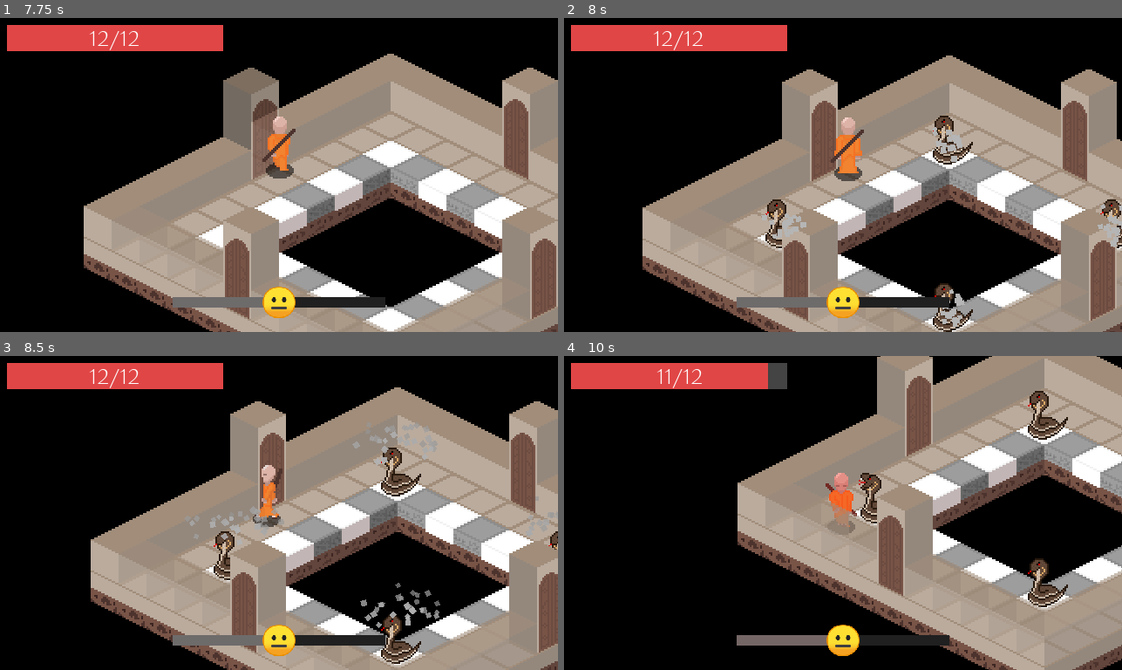
Above: before the commit, frames 1-4 (two rows, left to right).
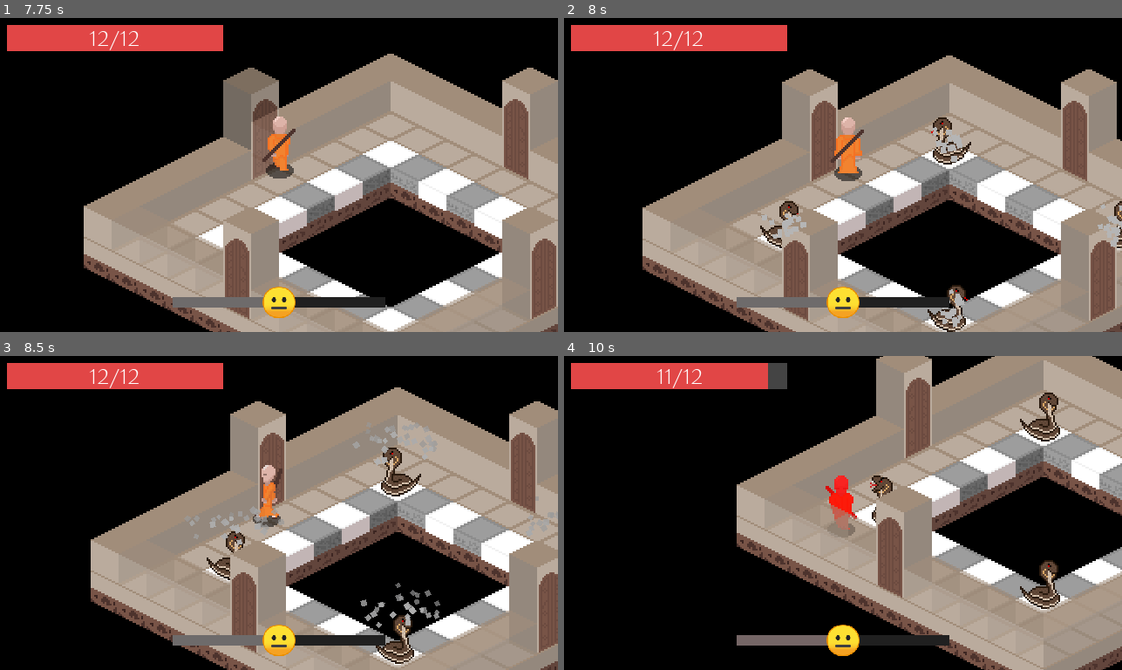
Above: after the commit, the same moments.

Repository: ColmeiaUDESC/gamejaaj6
Game: Godot game, scene res://Cenas/MenuPrincipal.tscn
Two runs of this game, one before a commit and one after it. Both use one fixed random seed, a clock stepped at 60 frames per second and the inputs below.
Inputs (mouse positions are in pixels of both pictures, inside the frame that each line leads up to):
- Up to frame 1 (7.75 s): click "Jogar" at 0.5 s; click "Voltar" at 1.25 s; click "Jogar" at 2 s; click "Save 1" at 2.75 s; click "Novo Jogo" at 3.5 s; click "Novo Jogo" at 4.25 s; tap Enter at 5 s; move the mouse to (401, 159) at 5.02 s; hold D (andar_pra_direita) 5.03-5.78 s; click (401, 159) at 5.1 s; move the mouse to (167, 190) at 5.77 s; hold S (andar_pra_baixo) 5.78-6.53 s; right-click (167, 190) at 5.85 s; move the mouse to (334, 105) at 6.52 s; hold D (andar_pra_direita) 6.53-7.28 s; hold Enter 6.53-7.28 s; move the mouse to (251, 237) at 7.27 s; hold W (andar_pra_cima) from 7.28 s (still down); click (251, 237) at 7.35 s
- Up to frame 2 (8 s): keep holding W (andar_pra_cima)
- Up to frame 3 (8.5 s): move the mouse to (446, 560) at 8.02 s; release W (andar_pra_cima) at 8.03 s; hold A (andar_pra_esquerda) from 8.03 s (still down); hold Right mouse button (ataque_purificacao) from 8.03 s (still down)
- Up to frame 4 (10 s): move the mouse to (675, 465) at 8.77 s; release Right mouse button (ataque_purificacao) at 8.78 s; tap Enter at 8.85 s; move the mouse to (870, 513) at 9.52 s; release A (andar_pra_esquerda) at 9.53 s; hold S (andar_pra_baixo) from 9.53 s (still down); click (870, 513) at 9.6 s

Frame 1 is identical in both runs. In frame 2, 1.1% of the frame differs, in the area x 35-100%, y 31-100%; in frame 3, 1.0%; in frame 4, 7.3%, in the area x 30-100%, y 0-100%.

Commit message:
Corrigir problemas no sprite e na animacao da cobra (#80)
* Setar playing da animação dos inimigos como falso

* Corrigir animacoes da cobra

* Corrigido problemas no sprite e na animacao da cobra

Diff:
--- a/Instanciaveis/Estados/Inimigo/Atirar.gd
+++ b/Instanciaveis/Estados/Inimigo/Atirar.gd
@@ -3,10 +3,25 @@
 export(PackedScene) var projetil: PackedScene
 export(float) var dano: float = 1.0
 
-func executar(_delta: float) -> void:
+var _atacando: bool = false
+
+func ao_entrar():
+	inimigo.sprite.connect("animation_finished", self, "_ao_animacao_acabar")
+
+func executar(delta: float) -> void:
 	if $Timer.is_stopped():
 		$Timer.start()
+	if _atacando:
+		return
+	var dir := -Vector2.LEFT
+	if inimigo.jogador:
+		dir = inimigo.global_position.direction_to(inimigo.jogador.global_position)
+	inimigo.direcao = dir
+	inimigo.gerenciar_movimento(delta)
 
+func ao_sair():
+	if inimigo.sprite.is_connected("animation_finished", self, "_ao_animacao_acabar"):
+		inimigo.sprite.disconnect("animation_finished", self, "_ao_animacao_acabar")
 
 func _on_Timer_timeout():
 	if not inimigo.jogador or inimigo.esta_neutralizado():
@@ -18,7 +33,12 @@
 	projetil_instancia.dano = dano
 	projetil_instancia.position = inimigo.position
 
-	inimigo.animar_ataque(dir)
+	_atacando = true
+	inimigo.sprite.play("atacando")
 	inimigo.get_node("SomAtacar").play()
 
 	inimigo.get_parent().add_child(projetil_instancia)
+
+
+func _ao_animacao_acabar() -> void:
+	_atacando = false
--- a/Instanciaveis/Estados/Inimigo/PrepararAtaque.gd
+++ b/Instanciaveis/Estados/Inimigo/PrepararAtaque.gd
@@ -18,7 +18,7 @@
 signal pulo_finalizou
 
 func ao_entrar() -> void:
-	sprite = inimigo.get_node("Sprite")
+	sprite = inimigo.sprite
 	sprite.flip_h = abs(inimigo.position.direction_to(inimigo.jogador.position).angle()) > PI*.5
 	sprite.play("carregando_ataque")
 	sprite.connect("animation_finished", self, "_ao_animacao_terminar")
--- a/Instanciaveis/Inimigos/Cobra.tscn
+++ b/Instanciaveis/Inimigos/Cobra.tscn
@@ -1,15 +1,14 @@
-[gd_scene load_steps=18 format=2]
+[gd_scene load_steps=17 format=2]
 
 [ext_resource path="res://Instanciaveis/Inimigos/Inimigo.tscn" type="PackedScene" id=1]
-[ext_resource path="res://Assets/Sprites/snake_04.png" type="Texture" id=2]
-[ext_resource path="res://Assets/Sprites/Backup/snake_01.png" type="Texture" id=3]
-[ext_resource path="res://Assets/Sprites/Backup/snake_02.png" type="Texture" id=4]
-[ext_resource path="res://Assets/Sprites/snake_03.png" type="Texture" id=5]
-[ext_resource path="res://Assets/Sprites/snake_attack_02.png" type="Texture" id=6]
+[ext_resource path="res://Assets/Sprites/Cobra/Cobra4.png" type="Texture" id=2]
+[ext_resource path="res://Assets/Sprites/Cobra/Cobra5.png" type="Texture" id=3]
+[ext_resource path="res://Assets/Sprites/Cobra/Cobra7.png" type="Texture" id=4]
+[ext_resource path="res://Assets/Sprites/Cobra/Cobra6.png" type="Texture" id=5]
+[ext_resource path="res://Assets/Sprites/Cobra/Cobra1.png" type="Texture" id=6]
 [ext_resource path="res://Instanciaveis/Estados/Inimigo/Atirar.gd" type="Script" id=7]
-[ext_resource path="res://Assets/Sprites/snake_attack_03.png" type="Texture" id=8]
-[ext_resource path="res://Assets/Sprites/snake_attack_01.png" type="Texture" id=9]
-[ext_resource path="res://Assets/Sprites/snake_attack_04.png" type="Texture" id=10]
+[ext_resource path="res://Assets/Sprites/Cobra/Cobra2.png" type="Texture" id=8]
+[ext_resource path="res://Assets/Sprites/Cobra/Cobra3.png" type="Texture" id=9]
 [ext_resource path="res://Conteudos/Shaders/ShaderPersonagem.shader" type="Shader" id=11]
 [ext_resource path="res://Instanciaveis/Scripts/OuvinteDeEventosCobra.gd" type="Script" id=12]
 [ext_resource path="res://Instanciaveis/Projeteis/ProjetilVeneno.tscn" type="PackedScene" id=13]
@@ -26,29 +25,29 @@
 
 [sub_resource type="SpriteFrames" id=2]
 animations = [ {
-"frames": [ ExtResource( 3 ), ExtResource( 4 ), ExtResource( 5 ), ExtResource( 2 ) ],
+"frames": [ ExtResource( 3 ), ExtResource( 5 ), ExtResource( 4 ), ExtResource( 3 ) ],
+"loop": true,
+"name": "atacando",
+"speed": 5.0
+}, {
+"frames": [ ExtResource( 6 ), ExtResource( 8 ), ExtResource( 9 ), ExtResource( 2 ) ],
+"loop": true,
+"name": "andando_frente",
+"speed": 5.0
+}, {
+"frames": [ ExtResource( 6 ), ExtResource( 8 ), ExtResource( 9 ), ExtResource( 2 ) ],
 "loop": true,
 "name": "parado",
 "speed": 5.0
 }, {
-"frames": [ ExtResource( 9 ), ExtResource( 6 ), ExtResource( 8 ), ExtResource( 10 ) ],
-"loop": true,
-"name": "atacando",
-"speed": 5.0
-}, {
-"frames": [ ExtResource( 3 ), ExtResource( 4 ), ExtResource( 5 ), ExtResource( 2 ) ],
+"frames": [ ExtResource( 6 ), ExtResource( 8 ), ExtResource( 9 ), ExtResource( 2 ) ],
 "loop": true,
 "name": "andando_costas",
 "speed": 5.0
 }, {
-"frames": [ ExtResource( 3 ), ExtResource( 4 ), ExtResource( 5 ), ExtResource( 2 ) ],
+"frames": [ ExtResource( 6 ), ExtResource( 8 ), ExtResource( 9 ), ExtResource( 2 ) ],
 "loop": true,
 "name": "andando_lado",
-"speed": 5.0
-}, {
-"frames": [ ExtResource( 3 ), ExtResource( 4 ), ExtResource( 5 ), ExtResource( 2 ) ],
-"loop": true,
-"name": "andando_frente",
 "speed": 5.0
 } ]
 
@@ -65,7 +64,6 @@
 position = Vector2( 0, -9 )
 frames = SubResource( 2 )
 animation = "andando_lado"
-playing = false
 
 [node name="Visao" type="Area2D" parent="." index="3"]
 position = Vector2( 0, -6 )
--- a/Instanciaveis/Scripts/Inimigo.gd
+++ b/Instanciaveis/Scripts/Inimigo.gd
@@ -4,21 +4,27 @@
 
 export(float) var vida_maxima := 1.0
 export(float) var purificacao_maxima := 1.0
-export(float) var velocidade = 1000
-export(float, 1.0, 100.0) var desaceleracao_empurrao = 3.0
-export(float, 1.0, 100.0) var resistencia_empurrao = 1.0
+export(float) var velocidade := 1000
+export(float, 1.0, 100.0) var desaceleracao_empurrao := 3.0
+export(float, 1.0, 100.0) var resistencia_empurrao := 1.0
+
+onready var sprite = $Sprite
+onready var gerenciador_estados = $GerenciadorEstados
+onready var som_atacar = $SomAtacar
+onready var som_dano_ofensivo = $SomDanoOffensivo
+onready var som_dano_purificacao = $SomDanoPurificacao
 
 var jogador = null
-var direcao = Vector2.ZERO
-var movimento = Vector2.ZERO
+var direcao := Vector2.ZERO
+var movimento := Vector2.ZERO
 var vida: float
-var purificacao: float = 0.0
+var purificacao := 0.0
 
 var BIT_CAMADA_COLIDE := 2
 var BIT_CAMADA_ATRAVESSA := 6
 var BIT_MASCARA_JOGADOR := 1
 
-var _velocidade_empurrao: Vector2 = Vector2()
+var _velocidade_empurrao := Vector2()
 
 signal neutralizado(foi_morto)
 signal recebido_dano(dano, agressor, e_offensivo)
@@ -32,7 +38,7 @@
 
 
 func _physics_process(delta: float):
-	$GerenciadorEstados.executar(delta)
+	gerenciador_estados.executar(delta)
 
 
 func inflige_dano(dano: float, agressor: Node2D) -> void:
@@ -42,8 +48,8 @@
 	emit_signal("recebido_dano", dano, agressor, true)
 
 	vida = max(0, vida - dano)
-	$Sprite.executar_anim_dano()
-	$SomDanoOffensivo.play()
+	sprite.executar_anim_dano()
+	som_dano_ofensivo.play()
 
 	if esta_morto():
 		emit_signal("neutralizado", true)
@@ -61,9 +67,9 @@
 	emit_signal("recebido_dano", dano, agressor, false)
 
 	purificacao = min(purificacao_maxima, purificacao + dano)
-	$Sprite.purificacao = purificacao
-	$SomDanoPurificacao.play()
-	$Sprite.emitir_particulas_purificacao()
+	sprite.purificacao = purificacao
+	som_dano_purificacao.play()
+	sprite.emitir_particulas_purificacao()
 	if esta_purificado():
 		set_collision_layer_bit(2, false)
 		set_collision_mask_bit(1, false)
@@ -73,15 +79,15 @@
 
 func mudar_de_estado(novo_estado: String) -> void:
 	if not esta_neutralizado():
-		$GerenciadorEstados.mudar_estado(novo_estado)
+		gerenciador_estados.mudar_estado(novo_estado)
 	elif not esta_morto():
-		$GerenciadorEstados.mudar_estado("Purificado")
+		gerenciador_estados.mudar_estado("Purificado")
 	else:
-		$GerenciadorEstados.mudar_estado("Parado")
+		gerenciador_estados.mudar_estado("Parado")
 
 
 func estado_atual() -> String:
-	return $GerenciadorEstados.estado_atual
+	return gerenciador_estados.estado_atual
 
 
 func esta_purificado() -> bool:
@@ -96,11 +102,10 @@
 	return esta_purificado() or esta_morto()
 
 
-func animar_ataque(dir: Vector2) -> void:
-	$Sprite.play("atacando")
-	$Sprite.flip_h = dir.x >= 0
+func _pegar_suffixo_anim_dir(dir: Vector2) -> String:
+	if dir.length_squared() == 0.0:
+		return "lado"
 
-func _pegar_suffixo_anim_dir(dir: Vector2) -> String:
 	var phi := dir.angle()
 
 	if phi >= PI/4 - 0.1 and phi <= 3*PI/4 + 0.1:
@@ -116,10 +121,10 @@
 	set_collision_mask_bit(BIT_MASCARA_JOGADOR, bool(colidir))
 
 func gerenciar_animacoes_movimento() -> void:
-	if direcao.length() > 0:
-		var sufixo := _pegar_suffixo_anim_dir(direcao)
-		$Sprite.play("andando_" + sufixo)
-		$Sprite.flip_h = sufixo == "lado" and direcao.x < 0
+	var sufixo := _pegar_suffixo_anim_dir(direcao)
+	var em_movimento := direcao.length() > 0.0 and velocidade > 0.0
+	sprite.flip_h = sufixo == "lado" and direcao.x < 0
+	sprite.play("andando_" + sufixo if em_movimento else "parado")
 
 
 func gerenciar_movimento(delta: float) -> void:
@@ -138,8 +143,3 @@
 
 func _ao_infligir_dano(_dano: int) -> void:
 	emit_signal("infligido_dano")
-
-
-func _on_Sprite_animation_finished():
-	if $Sprite.animation == "atacando":
-		$Sprite.play("andando")
Binary file added: Assets/Sprites/Cobra/Cobra1.png
Not shown, added: Assets/Sprites/Cobra/Cobra1.png.import
Binary file added: Assets/Sprites/Cobra/Cobra2.png
Not shown, added: Assets/Sprites/Cobra/Cobra2.png.import
Binary file added: Assets/Sprites/Cobra/Cobra3.png
Not shown, added: Assets/Sprites/Cobra/Cobra3.png.import
Binary file added: Assets/Sprites/Cobra/Cobra4.png
Not shown, added: Assets/Sprites/Cobra/Cobra4.png.import
Binary file added: Assets/Sprites/Cobra/Cobra5.png
Not shown, added: Assets/Sprites/Cobra/Cobra5.png.import
Binary file added: Assets/Sprites/Cobra/Cobra6.png
Not shown, added: Assets/Sprites/Cobra/Cobra6.png.import
(and 3 more such lines)
